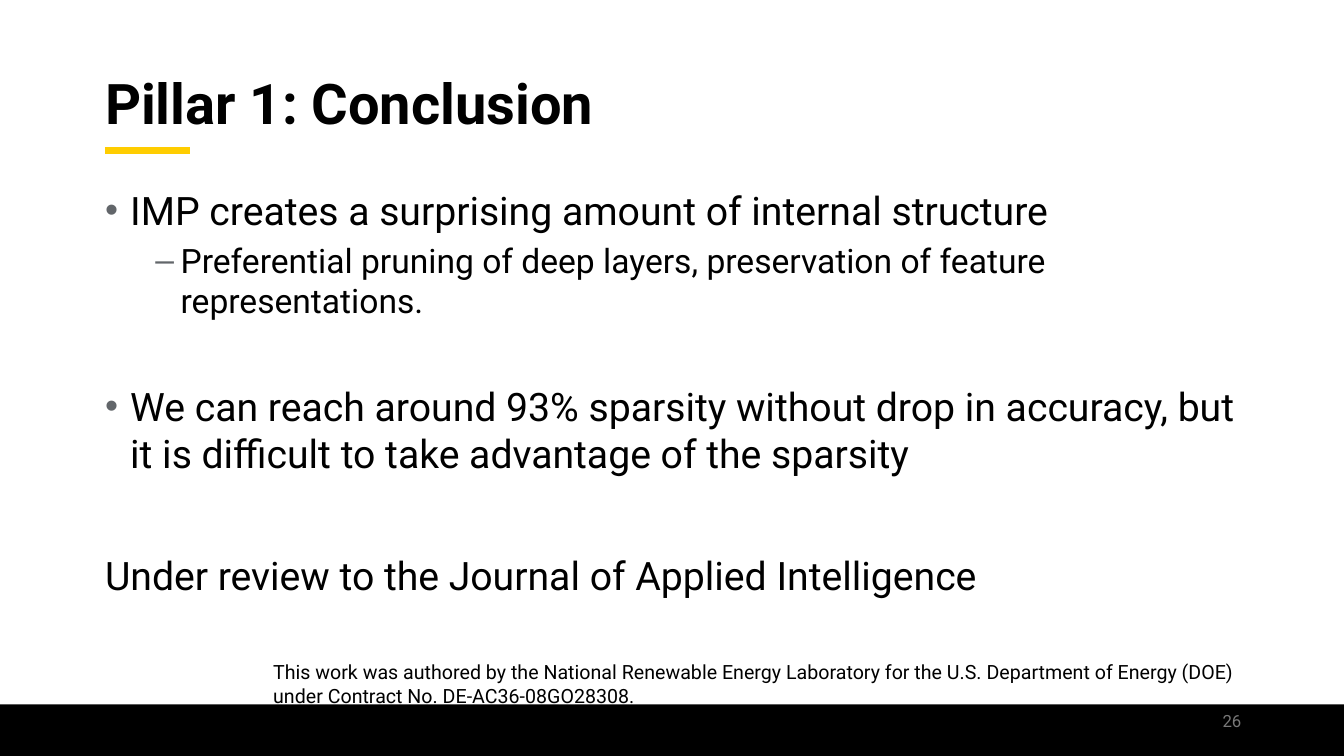
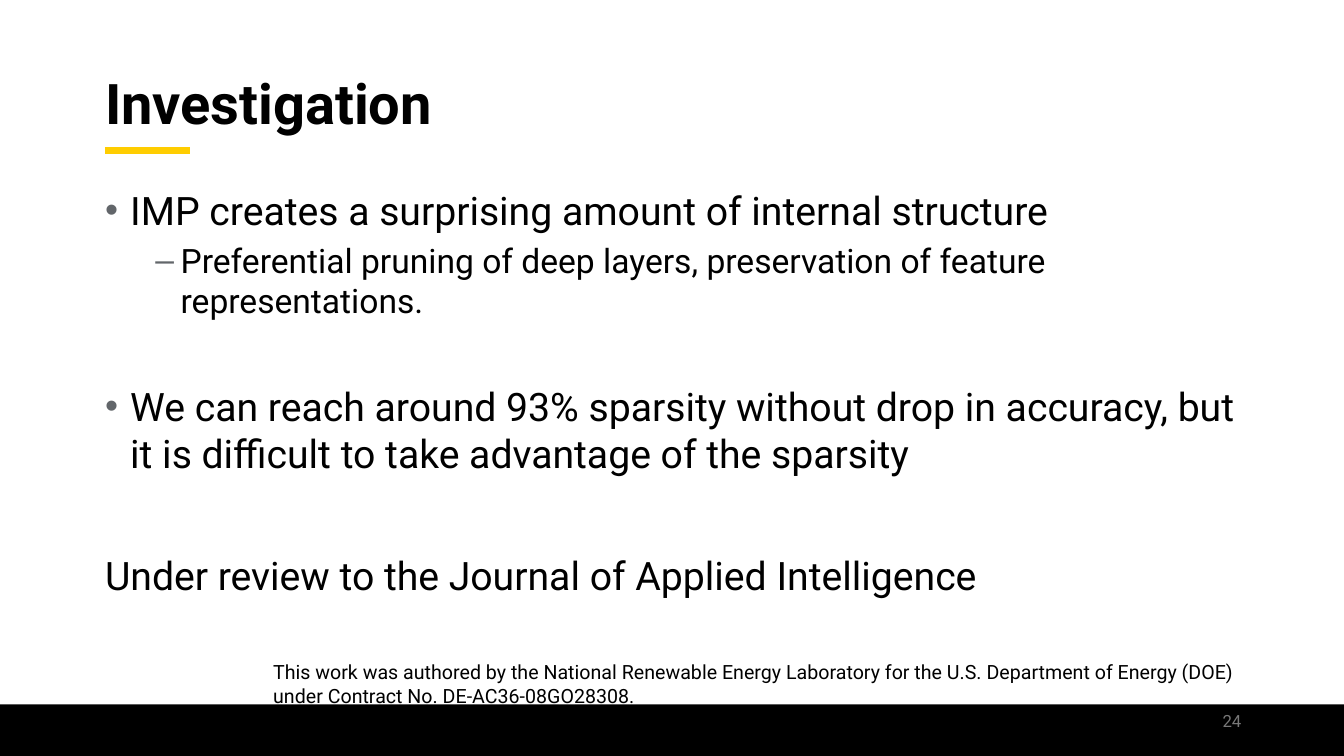
Before and after one commit to jamilgafur/Presentation, a slide deck: slide 24 of Presentation.pptx (slide 26 before the commit). Drawn at 1344x756 pixels with LibreOffice and Linux fonts; fonts in the diff are those of the drawing; background and template pictures are left out. Boxes give left, top, right and bottom in pixels: in the first picture for what was removed or moved away, otherwise in the second. Text is boxed around its words. In the diff, an @@ line names an element or a change of style, - is before the commit and + after.

```diff
--- a/Presentation.pptx
+++ b/Presentation.pptx
@@ title at box(105, 82, 432, 136): text changed @@
-Pillar 1: Conclusion
+Investigation
@@ page number at box(1223, 715, 1242, 727): text changed @@
-26
+24
```
Also in this commit, not shown: 9 other slides changed, 7 slides added, 9 slides removed.
